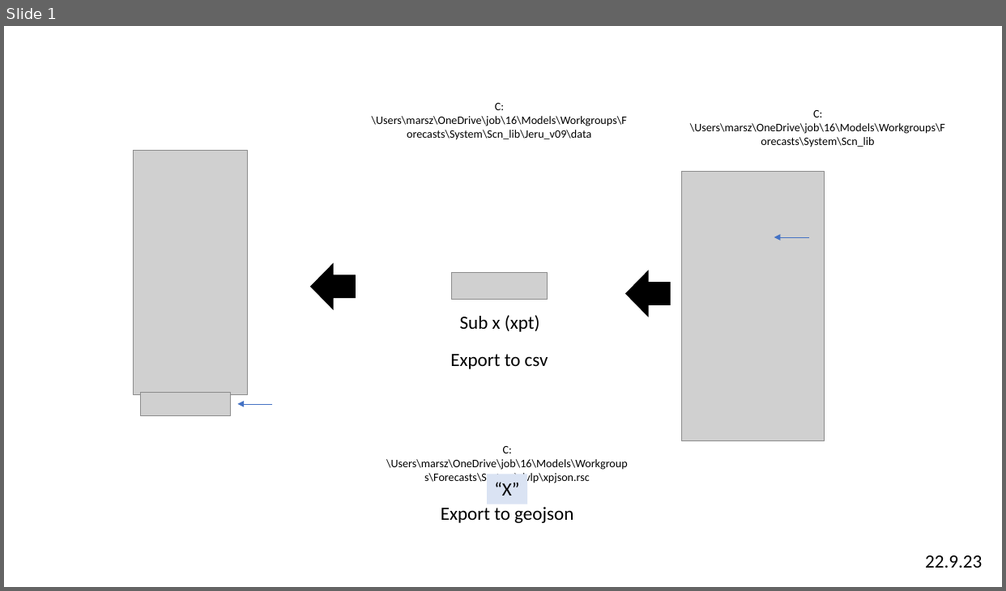
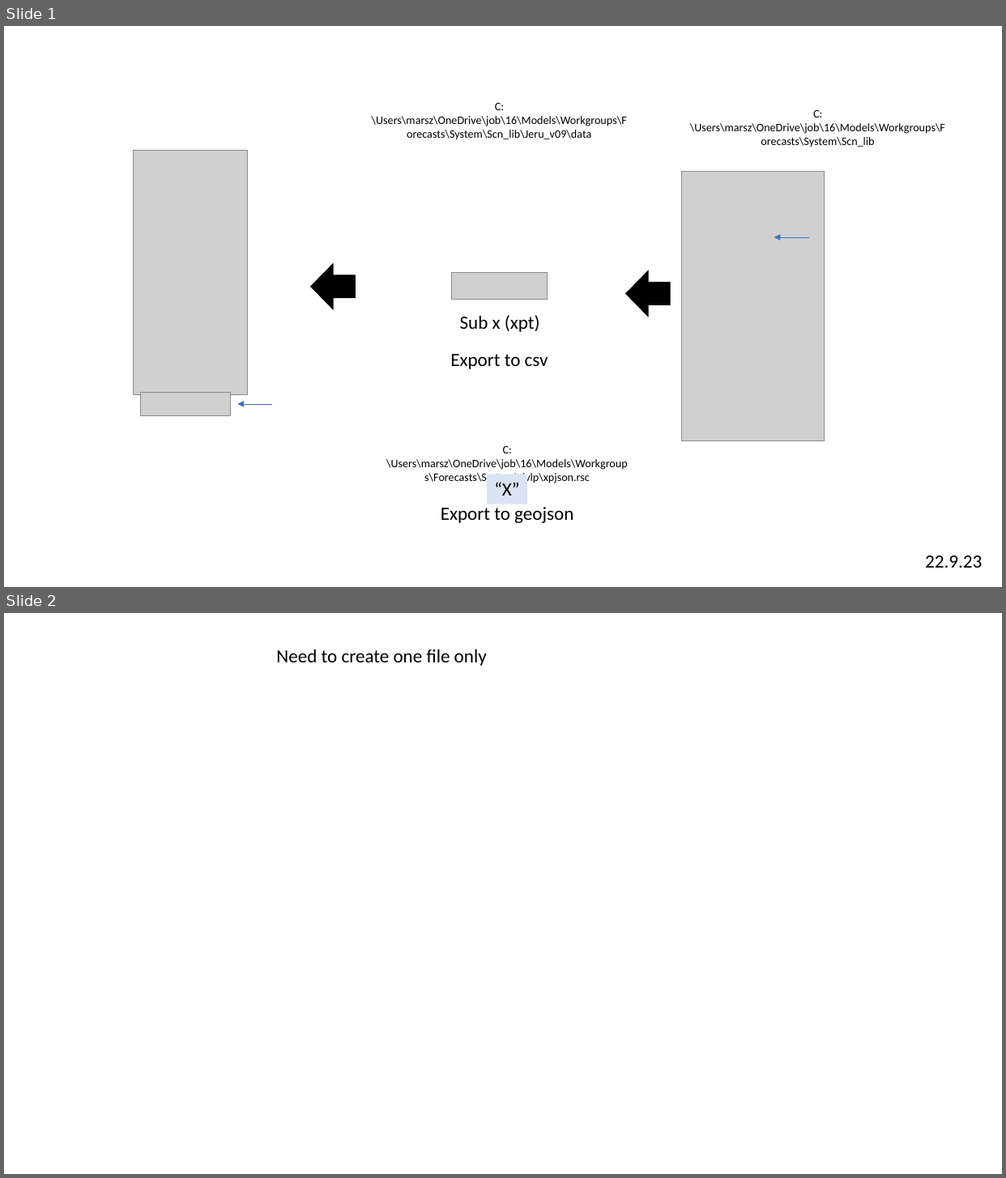
Before and after one commit to MOTRoundTables/ScenarioBank, a slide deck: doc/import_scenario.pptx. Shown one above the other, each under a label of ours: slide 1 before the commit, slides 1 and 2 after it. The pictures are 1006x591 and 1006x1178 pixels, drawn with LibreOffice and Linux fonts; fonts in the diff are those of the drawing; grey boxes stand for pictures. Boxes give left, top, right and bottom in pixels: in the first picture for what was removed or moved away, otherwise in the second. Text is boxed around its words. In the diff, an @@ line names an element or a change of style, - is before the commit and + after.

```diff
--- a/doc/import_scenario.pptx
+++ b/doc/import_scenario.pptx
@@ slide 2 added at <box>4,613,1002,1174</box>, background #FFFFFF @@
@@ text added at <box>276,649,487,666</box>, 18 pt, text #000000 @@
+Need to create one file only
```
Also in this commit, not shown: 6 other files.
